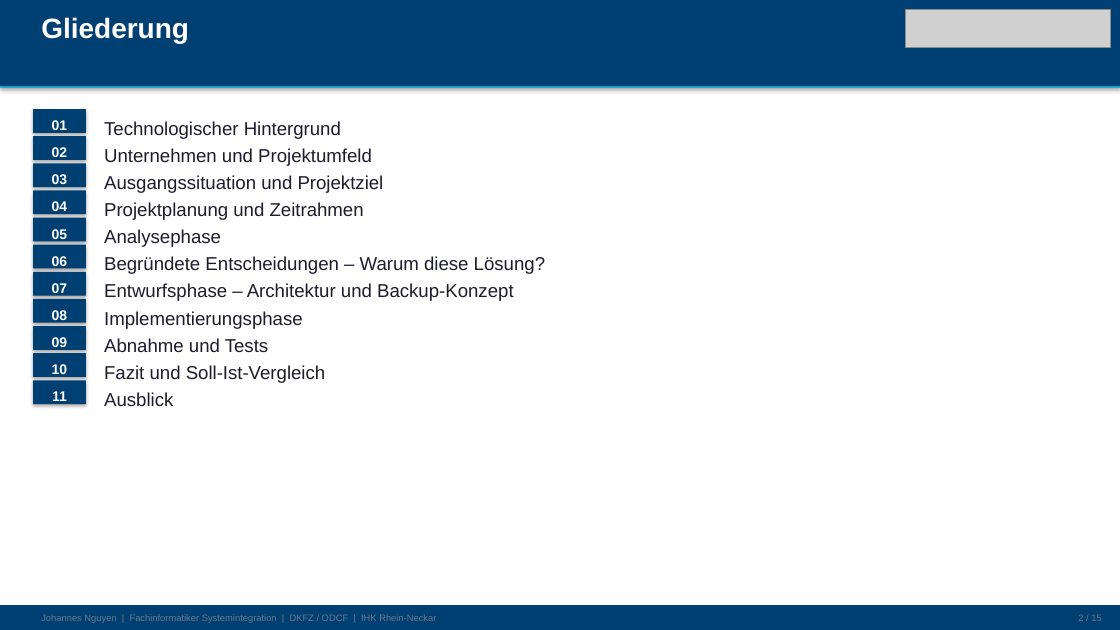
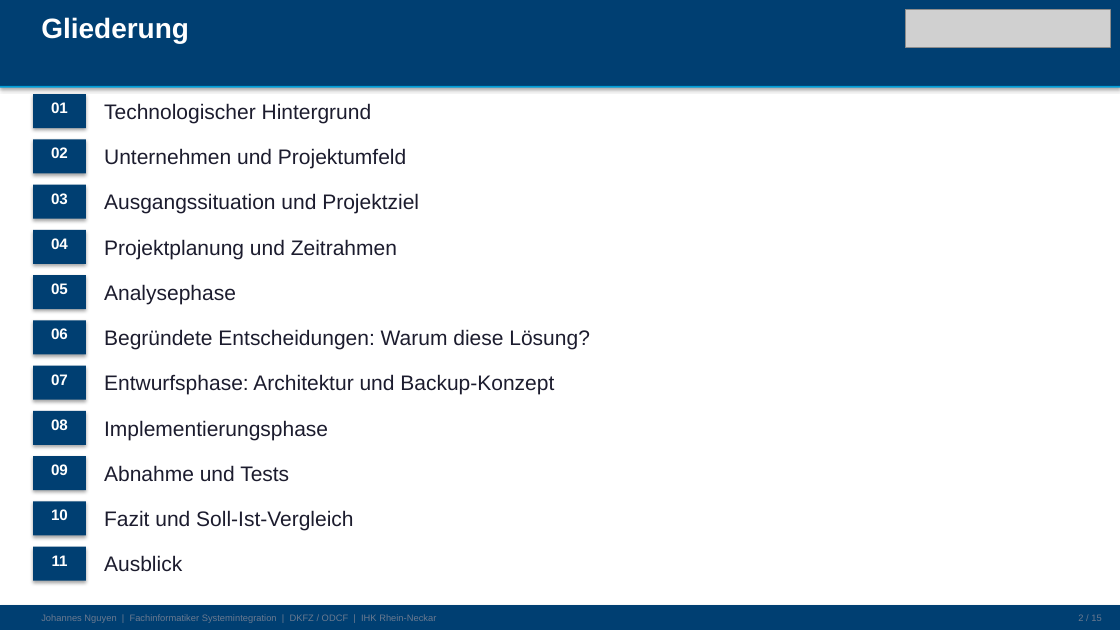
Before and after one commit to j551n-ncloud/doku, a slide deck: slide 2 of Praesentaion_Nguyen_Johannes.pptx. Drawn at 1120x630 pixels with LibreOffice and Linux fonts; fonts in the diff are those of the drawing; grey boxes stand for pictures. Boxes give left, top, right and bottom in pixels: in the first picture for what was removed or moved away, otherwise in the second. Text is boxed around its words. In the diff, an @@ line names an element or a change of style, - is before the commit and + after.

```diff
--- a/Praesentaion_Nguyen_Johannes.pptx
+++ b/Praesentaion_Nguyen_Johannes.pptx
@@ text "01": place and size @@
-text "01" at [52,120,68,134]
+text "01" at [51,102,68,113]
@@ rectangle: place and size @@
-rectangle at [33,109,86,133]
+rectangle at [33,94,86,128]
@@ text "Technologischer Hintergrund": place and size @@
-text "Technologischer Hintergrund" at [104,121,341,139]
+text "Technologischer Hintergrund" at [104,103,372,123]
@@ rectangle: place and size @@
-rectangle at [33,136,86,160]
+rectangle at [33,139,86,173]
@@ text "03": place and size @@
-text "03" at [52,174,68,188]
+text "03" at [51,193,68,204]
@@ rectangle: place and size @@
-rectangle at [33,163,86,187]
+rectangle at [33,185,86,218]
@@ text "Ausgangssituation und Projektziel": place and size @@
-text "Ausgangssituation und Projektziel" at [104,175,384,193]
+text "Ausgangssituation und Projektziel" at [104,193,419,214]
@@ text "04": place and size @@
-text "04" at [52,201,68,215]
+text "04" at [51,238,68,249]
@@ rectangle: place and size @@
-rectangle at [33,191,86,214]
+rectangle at [33,230,86,264]
@@ text "Projektplanung und Zeitrahmen": place and size @@
-text "Projektplanung und Zeitrahmen" at [104,202,364,220]
+text "Projektplanung und Zeitrahmen" at [104,239,397,259]
@@ text "05": place and size @@
-text "05" at [52,227,68,242]
+text "05" at [51,283,68,294]
@@ rectangle: place and size @@
-rectangle at [33,218,86,241]
+rectangle at [33,276,86,309]
@@ text "Analysephase": place and size @@
-text "Analysephase" at [104,229,221,247]
+text "Analysephase" at [104,284,236,304]
@@ text "06": place and size @@
-text "06" at [52,254,68,269]
+text "06" at [51,328,68,339]
@@ rectangle: place and size @@
-rectangle at [33,245,86,268]
+rectangle at [33,321,86,355]
@@ text at [104,329,590,350]: text changed; size 16 to 18 pt @@
-Begründete Entscheidungen – Warum diese Lösung?
+Begründete Entscheidungen: Warum diese Lösung?
@@ text "07": place and size @@
-text "07" at [52,283,68,297]
+text "07" at [51,374,68,385]
@@ rectangle: place and size @@
-rectangle at [33,272,86,296]
+rectangle at [33,365,86,399]
@@ text at [104,374,554,395]: text changed; size 16 to 18 pt @@
-Entwurfsphase – Architektur und Backup-Konzept
+Entwurfsphase: Architektur und Backup-Konzept
@@ text "08": place and size @@
-text "08" at [52,309,68,324]
+text "08" at [51,419,68,430]
@@ rectangle: place and size @@
-rectangle at [33,299,86,323]
+rectangle at [33,411,86,444]
@@ text "Implementierungsphase": place and size @@
-text "Implementierungsphase" at [104,311,303,329]
+text "Implementierungsphase" at [104,420,328,440]
@@ text "09": place and size @@
-text "09" at [52,336,68,351]
+text "09" at [51,464,68,475]
@@ rectangle: place and size @@
-rectangle at [33,326,86,350]
+rectangle at [33,456,86,490]
@@ text "Abnahme und Tests": place and size @@
-text "Abnahme und Tests" at [104,338,268,352]
+text "Abnahme und Tests" at [104,465,289,482]
@@ text "10": place and size @@
-text "10" at [52,364,68,378]
+text "10" at [51,509,68,520]
@@ rectangle: place and size @@
-rectangle at [33,353,86,376]
+rectangle at [33,502,86,535]
@@ text "Fazit und Soll-Ist-Vergleich": place and size @@
-text "Fazit und Soll-Ist-Vergleich" at [104,365,325,383]
+text "Fazit und Soll-Ist-Vergleich" at [104,510,353,531]
@@ size 12 to 13 pt in 11 elements at [51,147,68,158], [51,102,68,113], [51,193,68,204], [51,238,68,249], [51,283,68,294], [51,328,68,339], [51,374,68,385], [51,419,68,430], [51,464,68,475], [51,509,68,520], [52,555,68,566] @@
@@ text "11": place and size @@
-text "11" at [52,391,67,405]
+text "11" at [52,555,68,566]
@@ rectangle: place and size @@
-rectangle at [33,381,86,404]
+rectangle at [33,547,86,581]
@@ size 16 to 18 pt in 9 elements at [104,148,406,169], [104,103,372,123], [104,193,419,214], [104,239,397,259], [104,284,236,304], [104,420,328,440], [104,465,289,482], [104,510,353,531], [104,555,182,571] @@
@@ text "Ausblick": place and size @@
-text "Ausblick" at [104,392,173,406]
+text "Ausblick" at [104,555,182,571]
```
Also in this commit, not shown: 13 other slides changed.
